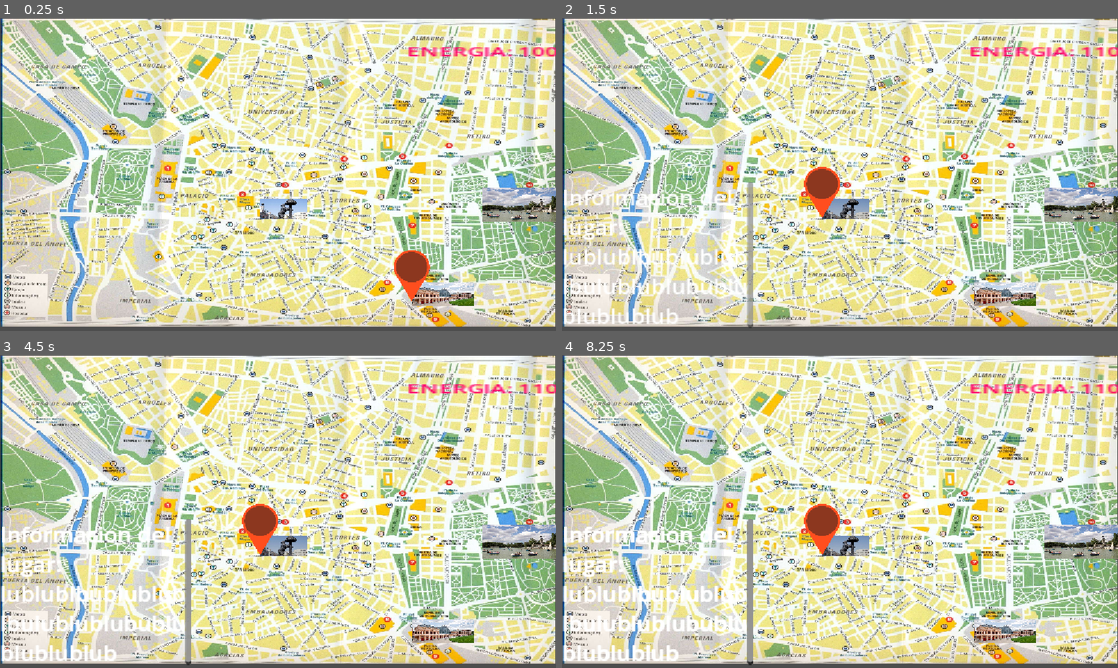
Above: before the commit, frames 1-4 (two rows, left to right).
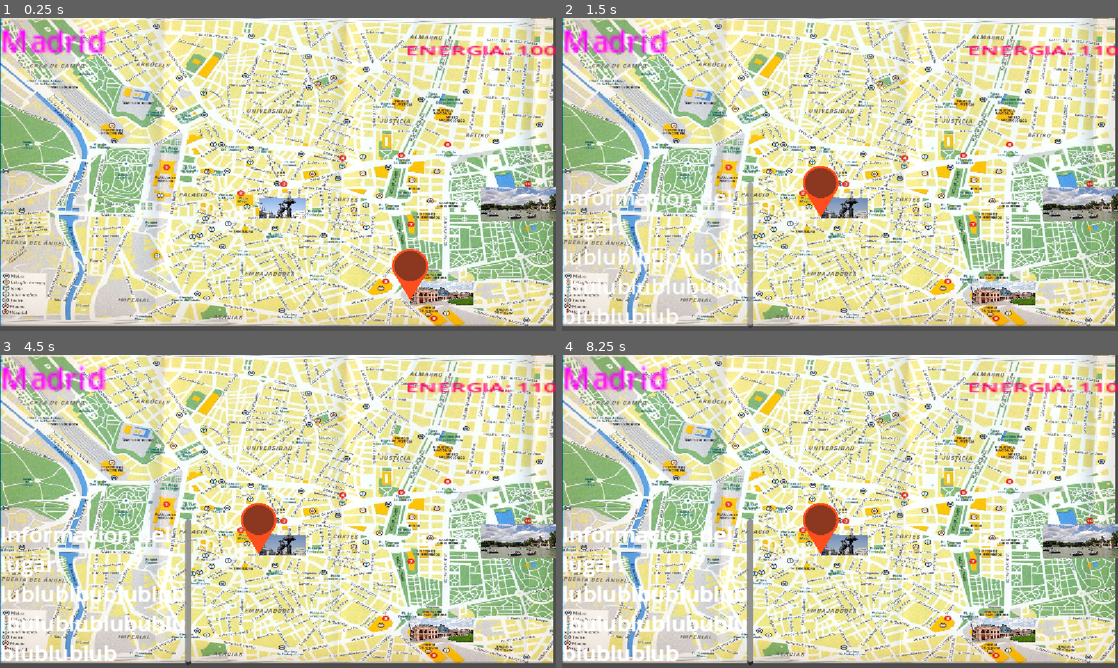
Above: after the commit, the same moments.

Repository: lfayala9/game_jam2k26
Game: Godot game, scene res://scenes/node_2d.tscn
Two runs of this game, one before a commit and one after it. Both use one fixed random seed, a clock stepped at 60 frames per second and the inputs below.
Inputs (mouse positions are in pixels of both pictures, inside the frame that each line leads up to):
- Up to frame 1 (0.25 s): no input
- Up to frame 2 (1.5 s): click (845, 208) at 0.52 s; click (840, 171) at 1.27 s
- Up to frame 3 (4.5 s): click (283, 508) at 2.02 s; click (278, 511) at 2.77 s; click (283, 511) at 3.52 s; click (283, 545) at 4.27 s
- Up to frame 4 (8.25 s): click (840, 508) at 5.02 s; click (845, 508) at 5.77 s; click (840, 511) at 6.52 s; click (845, 511) at 7.27 s; click (845, 545) at 8.02 s

The runs differ from the first frame. In frame 1, 50% of the frame differs, in the area x 0-100%, y 0-99%; in frame 2, 49%; in frame 3, 49%; in frame 4, 49%.

Commit message:
code for buttons done

Diff:
--- /dev/null
+++ b/item_list.gd
@@ -0,0 +1,17 @@
+extends ItemList
+
+@onready var pin = $"../../pin"
+var total_items: int
+
+# Called when the node enters the scene tree for the first time.
+func _ready() -> void:
+	var places = pin.get_monuments()
+	for i in places:
+		print(i)
+		return
+	total_items = 6
+	pass # Replace with function body.
+
+# Called every frame. 'delta' is the elapsed time since the previous frame.
+func _process(delta: float) -> void:
+	pass
--- /dev/null
+++ b/label.gd
@@ -0,0 +1,12 @@
+extends Label
+
+@export var active_node: Control
+
+# Called when the node enters the scene tree for the first time.
+func _ready() -> void:
+	pass # Replace with function body.
+
+
+# Called every frame. 'delta' is the elapsed time since the previous frame.
+func _process(delta: float) -> void:
+	pass
--- a/scenes/node_2d.tscn
+++ b/scenes/node_2d.tscn
@@ -3,6 +3,7 @@
 [ext_resource type="Texture2D" uid="uid://b1ol1aourwtcd" path="res://assets/0ab41a4e30c6d31da25a97bc92f5ec61.jpg" id="1_6e84v"]
 [ext_resource type="PackedScene" uid="uid://dvry8p5ncqu0a" path="res://scenes/button.tscn" id="2_4dvvg"]
 [ext_resource type="Script" uid="uid://rj3q08q62hx7" path="res://scripts/mapa.gd" id="2_hh0fu"]
+[ext_resource type="PackedScene" uid="uid://d3nyp8tl2rrhd" path="res://ui/ui.tscn" id="3_3m5ht"]
 [ext_resource type="Texture2D" uid="uid://b0d2ctpgo2acs" path="res://assets/madrid_puerta_del_sol_02_puerta_del_sol_jpg_500_282_cover_70.jpg" id="3_rnjyy"]
 [ext_resource type="PackedScene" uid="uid://bu06mlxofmhlm" path="res://scenes/control.tscn" id="4_04qyp"]
 [ext_resource type="Texture2D" uid="uid://cxaxvat1q6pui" path="res://assets/EstaciondeAtochaBarea_1404815129.73.jpg" id="4_4vge2"]
@@ -11,34 +12,37 @@
 
 [node name="Node2D" type="Node2D" unique_id=2023171584]
 
-[node name="mapa" type="Sprite2D" parent="." unique_id=1413428456]
-position = Vector2(575.99994, 321)
+[node name="Madrid" type="Sprite2D" parent="." unique_id=1413428456 node_paths=PackedStringArray("initial")]
+position = Vector2(573, 319.00003)
 scale = Vector2(0.55957025, 0.42741936)
 texture = ExtResource("1_6e84v")
 script = ExtResource("2_hh0fu")
+initial = NodePath("Control")
 
-[node name="Control" parent="mapa" unique_id=1785119868 node_paths=PackedStringArray("pin", "states") instance=ExtResource("2_4dvvg")]
-offset_left = -66.1221
-offset_top = 123.99997
-offset_right = -1971.155
-offset_bottom = -1282.1132
+[node name="UI" parent="Madrid" unique_id=779278184 instance=ExtResource("3_3m5ht")]
+
+[node name="Control" parent="Madrid" unique_id=491161958 node_paths=PackedStringArray("pin") instance=ExtResource("2_4dvvg")]
+offset_left = 495.02283
+offset_top = 526.415
+offset_right = 495.02283
+offset_bottom = 526.415
+image = ExtResource("4_4vge2")
+mon_name = "Atocha"
+pin = NodePath("../pin")
+
+[node name="Control2" parent="Madrid" unique_id=1785119868 node_paths=PackedStringArray("pin", "states") instance=ExtResource("2_4dvvg")]
+offset_left = -66.12201
+offset_top = 124.0
+offset_right = -66.12201
+offset_bottom = 124.0
 image = ExtResource("3_rnjyy")
 mon_name = "Oso"
 place_id = 1
 pin = NodePath("../pin")
-states = NodePath("../estadp")
+states = NodePath("../estado")
 mon_type = "food"
 
-[node name="Control2" parent="mapa" unique_id=491161958 node_paths=PackedStringArray("pin") instance=ExtResource("2_4dvvg")]
-offset_left = 495.02283
-offset_top = 526.41504
-offset_right = 495.02283
-offset_bottom = 526.41504
-image = ExtResource("4_4vge2")
-mon_name = "Atocha"
-pin = NodePath("../pin")
-
-[node name="Control3" parent="mapa" unique_id=1481585261 node_paths=PackedStringArray("pin") instance=ExtResource("2_4dvvg")]
+[node name="Control3" parent="Madrid" unique_id=1481585261 node_paths=PackedStringArray("pin") instance=ExtResource("2_4dvvg")]
 offset_left = 755.9374
 offset_top = 70.18866
 offset_right = 755.9374
@@ -48,13 +52,22 @@
 place_id = 2
 pin = NodePath("../pin")
 
-[node name="estadp" parent="mapa" unique_id=1803787761 instance=ExtResource("4_04qyp")]
+[node name="estado" parent="Madrid" unique_id=1803787761 instance=ExtResource("4_04qyp")]
 offset_left = 477.15204
 offset_top = -634.03766
 offset_right = 477.1521
 offset_bottom = -634.03766
 _energia = 100
 
-[node name="pin" parent="mapa" unique_id=1120978397 instance=ExtResource("6_j7wrs")]
+[node name="pin" parent="Madrid" unique_id=1120978397 instance=ExtResource("6_j7wrs")]
 position = Vector2(477.15198, -634.0376)
 scale = Vector2(0.812, 1)
+
+[node name="CityName" type="Label" parent="Madrid" unique_id=743978865]
+offset_left = -1024.0001
+offset_top = -746.33966
+offset_right = -984.0001
+offset_bottom = -723.33966
+scale = Vector2(6.9939775, 9.325729)
+theme_override_colors/font_color = Color(1, 0, 1, 1)
+text = "Madrid"
--- a/scripts/button.gd
+++ b/scripts/button.gd
@@ -38,9 +38,9 @@
 		is_visited = true
 		#modulate = Color(0.8, 0.8, 0.8)
 		if (mon_type == "food"):
-				$"../estadp"._energia += 10
+				$"../estado"._energia += 10
 		else:
-				$"../estadp"._energia -= 10
+				$"../estado"._energia -= 10
 	pass # Replace with function body.
 
 #func get_distance(a: Vector2, b: Vector2) -> void:
--- a/scripts/mapa.gd
+++ b/scripts/mapa.gd
@@ -2,22 +2,22 @@
 
 var child_arr: Array[Node]
 var actual_node: Control
+@export var initial: Control
 # Called when the node enters the scene tree for the first time.
 func _ready() -> void:
 	for child in find_children("Control*"):
 		child_arr.push_back(child)
 	print(child_arr[0].position)
+	actual_node = initial
 	pass # Replace with function body.
 
 func get_place(_a: Control):
-	if actual_node != null:
-		var pos_a = actual_node.global_position
-		var pos_b = _a.global_position
-		print(pos_a)
-		print(pos_b)
-		var distance = pos_a.distance_to(pos_b)
-		print("ESTA ES LA DISTANCIA " + str(distance))
-	actual_node = _a
+	var pos_a = actual_node.global_position
+	var pos_b = _a.global_position
+	print(pos_a)
+	print(pos_b)
+	var distance = pos_a.distance_to(pos_b)
+	print("ESTA ES LA DISTANCIA " + str(distance))
 	pass
 
 # Called every frame. 'delta' is the elapsed time since the previous frame.
--- a/scripts/pin.gd
+++ b/scripts/pin.gd
@@ -7,15 +7,18 @@
 #@export var fifth_pos: Control
 
 
-@onready var monumentos = {
-	0: $"../Control2" ,
-	1: $"../Control"
+@onready var monuments = {
+	0: $"../Control" ,
+	1: $"../Control2",
+	2: $"../Control3"
 }
 
+func get_monuments():
+	return (monuments)
 
 # Called when the node enters the scene tree for the first time.
 func _ready() -> void:
-	position = monumentos[0].position + Vector2(0, -30)
+	position = monuments[0].position + Vector2(0, -30)
 	pass # Replace with function body.
 
 # Called every frame. 'delta' is the elapsed time since the previous frame.
--- /dev/null
+++ b/ui/grid_container.gd
@@ -0,0 +1,15 @@
+extends GridContainer
+
+var total_buttoms: int
+
+# Called when the node enters the scene tree for the first time.
+func _ready() -> void:
+	columns = 3
+	for i in range(6):
+		var button = Button.new()
+		add_child(button)
+	pass # Replace with function body.
+
+# Called every frame. 'delta' is the elapsed time since the previous frame.
+func _process(delta: float) -> void:
+	pass
--- /dev/null
+++ b/ui/ui.tscn
@@ -0,0 +1,17 @@
+[gd_scene format=3 uid="uid://d3nyp8tl2rrhd"]
+
+[ext_resource type="Script" uid="uid://cefswwfxmleu8" path="res://ui/grid_container.gd" id="1_nb4k0"]
+
+[node name="UI" type="Control" unique_id=779278184]
+layout_mode = 3
+anchors_preset = 15
+anchor_right = 1.0
+anchor_bottom = 1.0
+grow_horizontal = 2
+grow_vertical = 2
+
+[node name="GridContainer" type="GridContainer" parent="." unique_id=1894219305]
+layout_mode = 0
+offset_right = 40.0
+offset_bottom = 40.0
+script = ExtResource("1_nb4k0")
Not shown, added: item_list.gd.uid
Not shown, added: label.gd.uid
Not shown, added: ui/grid_container.gd.uid
